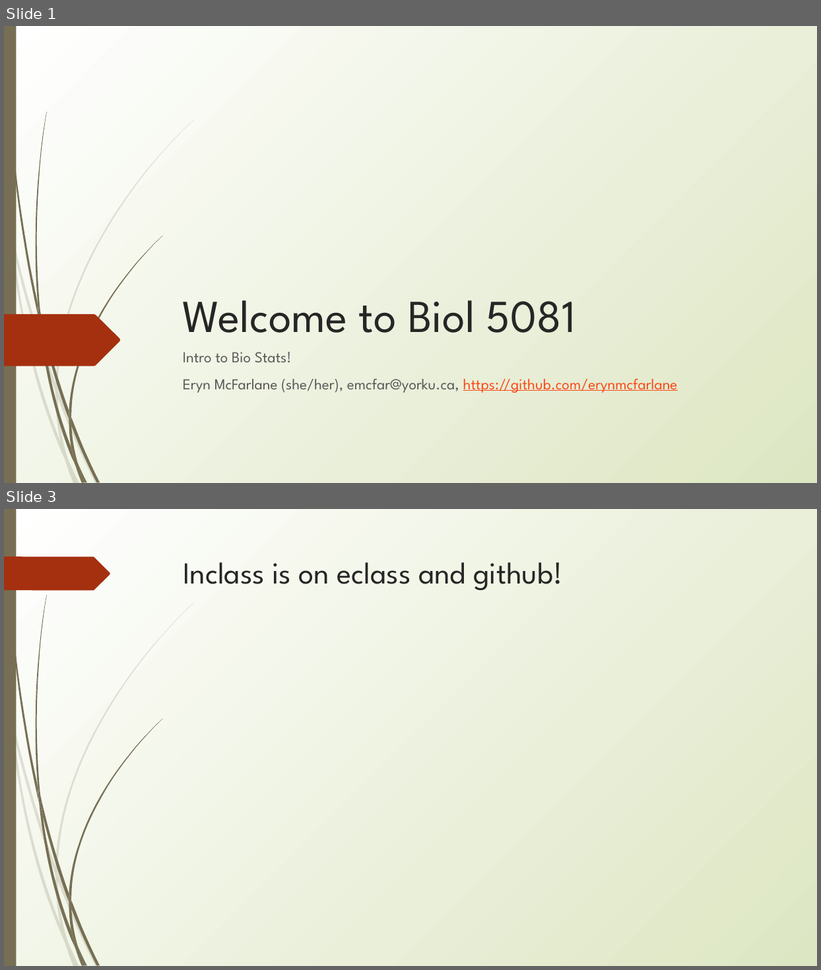
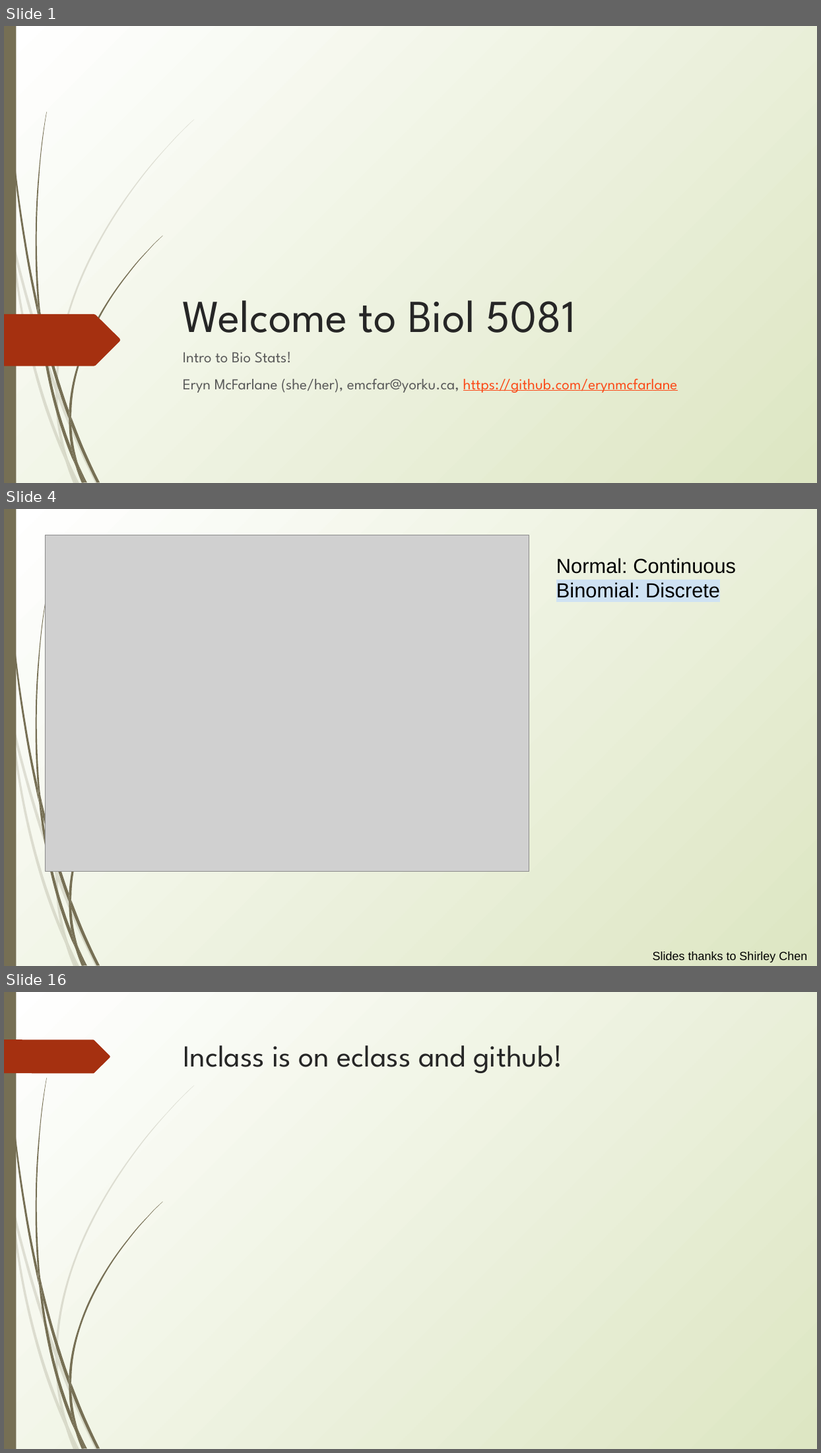
Before and after one commit to erynmcfarlane/GraduateStatsClass, a slide deck: Lecture5.pptx. Shown one above the other, each under a label of ours: slides 1 and 3 before the commit, slides 1, 4 and 16 after it; the slides between them are not shown. The pictures are 821x970 and 821x1453 pixels, drawn with LibreOffice and Linux fonts; fonts in the diff are those of the drawing; grey boxes stand for pictures. Boxes give left, top, right and bottom in pixels: in the first picture for what was removed or moved away, otherwise in the second. Text is boxed around its words. In the diff, an @@ line names an element or a change of style, - is before the commit and + after.

```diff
--- a/Lecture5.pptx
+++ b/Lecture5.pptx
@@ slide 4 added at [4,509,817,966], background gradient #FFFFFF to #DDE6C3; not listed: 23 template elements that a slide beside it also shows @@
@@ picture added at [45,535,529,871] @@
@@ text added at [556,558,736,598], 24 pt, text #000000 @@
+Normal: Continuous
+Binomial: Discrete
@@ text added at [653,952,807,963], 14 pt, text #000000 @@
+Slides thanks to Shirley Chen
@@ what was slide 3 is now slide 16 @@
```
Also in this commit, not shown: 1 slide changed, 19 other slides added.
